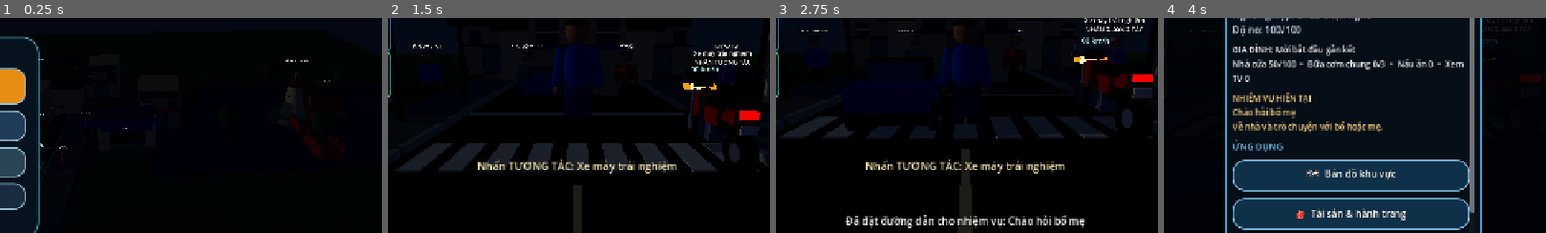
Above: before the commit, frames 1-4 (left to right).
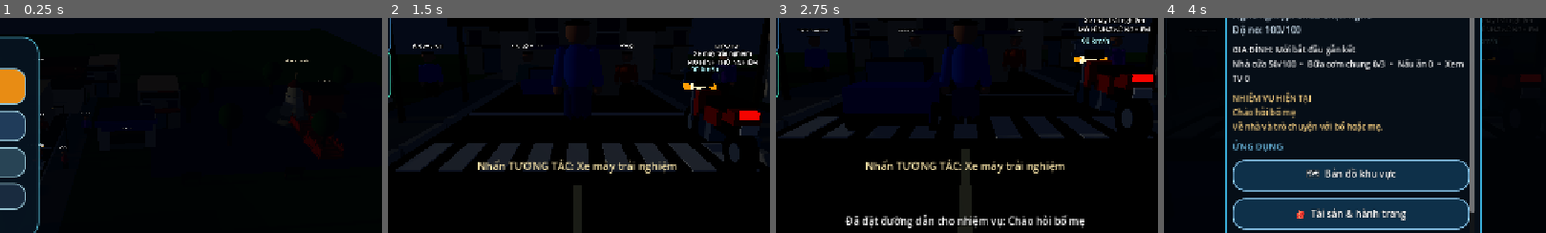
Above: after the commit, the same moments.

Repository: temu838655-dev/Vi-t-Nam-Du-L-ch
Game: Godot game, scene res://scenes/main.tscn
Two runs of this game, one before a commit and one after it. Both use one fixed random seed, a clock stepped at 60 frames per second and the inputs below.
Inputs:
- Up to frame 1 (0.25 s): no input
- Up to frame 2 (1.5 s): click "▶ CHƠI NGAY" at 0.5 s; click "BẮT ĐẦU HÀNH TRÌNH MỚI" at 1.25 s
- Up to frame 3 (2.75 s): click "DẪN ĐƯỜNG ĐẾN NHIỆM VỤ" at 2 s
- Up to frame 4 (4 s): click "XÓA" at 2.75 s; click "📱 ĐIỆN THOẠI" at 3.5 s
The pictures show only the part of the screen within x 25-75%, y 29-79%; the shares and areas given below are measured in that part.

The runs differ from the first frame. In frame 1, less than 0.1% of the frame differs, in the area x 10-12%, y 58-60%; in frame 2, 0.3%, in the area x 78-97%, y 18-22%; in frame 3, 0.3%; in frame 4, less than 0.1%.

Commit message:
Clearly label non-production motorcycle prototype models

Diff:
--- a/Godot/scripts/motorbike.gd
+++ b/Godot/scripts/motorbike.gd
@@ -18,7 +18,7 @@
 	add_to_group("interactable")
 	_build_motorbike()
 	label = Label3D.new()
-	label.text = display_name + "\nNHẤN TƯƠNG TÁC"
+	_refresh_label()
 	label.position = Vector3(0, 2.0, 0)
 	label.font_size = 24
 	label.billboard = BaseMaterial3D.BILLBOARD_ENABLED
@@ -69,13 +69,21 @@
 
 func set_rider(value: CharacterBody3D) -> void:
 	rider = value
-	if label:
-		label.text = display_name + "\nĐANG SỬ DỤNG"
+	_refresh_label()
 
 func clear_rider() -> void:
 	rider = null
-	if label:
+	_refresh_label()
+
+func _refresh_label() -> void:
+	if not is_instance_valid(label):
+		return
+	if is_instance_valid(rider):
+		label.text = display_name + "\nĐANG SỬ DỤNG"
+	elif using_production_model:
 		label.text = display_name + "\nNHẤN TƯƠNG TÁC"
+	else:
+		label.text = display_name + "\nMÔ HÌNH THỬ NGHIỆM"
 
 func _build_motorbike() -> void:
 	if _load_production_model():
